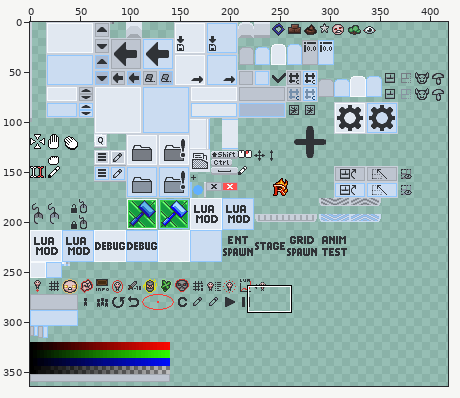
File history of a sprite sheet, resources/gfx/editor/atlas copy.png. Above: a wide view before the commit, with the close-up outlined.
Close-up. Earlier state:
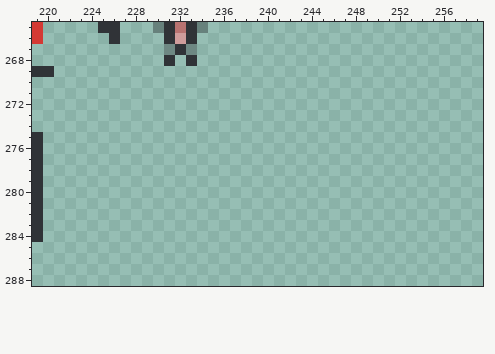
The file is 428x384 pixels. Colours within 5 levels of each other are drawn and written as one. Shown: x 219..259, y 265..288. The wide view leaves out empty margins.
After the commit:
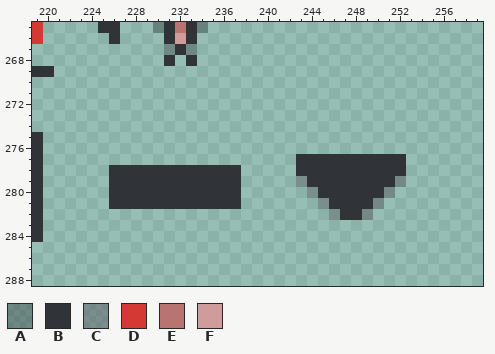
Palette (. is transparent): A #30333763  B #303337  C #5d616883  D #d43934  E #b97371  F #cf9c9b
Difference:
@@ x 219..259 @@
 276 B........................................
-277 B........................................
-278 B........................................
-279 B........................................
-280 B........................................
-281 B........................................
-282 B........................................
+277 B.......................BBBBBBBBBB.......
+278 B......BBBBBBBBBBBB.....BBBBBBBBBB.......
+279 B......BBBBBBBBBBBB.....CBBBBBBBBC.......
+280 B......BBBBBBBBBBBB......CBBBBBBC........
+281 B......BBBBBBBBBBBB.......CBBBBC.........
+282 B..........................CBBC..........
 283 B........................................
Pixel boxes of the changes (left, top, right, bottom) in both close-ups:
added: (296, 154, 406, 220)
added: (109, 165, 241, 209)
